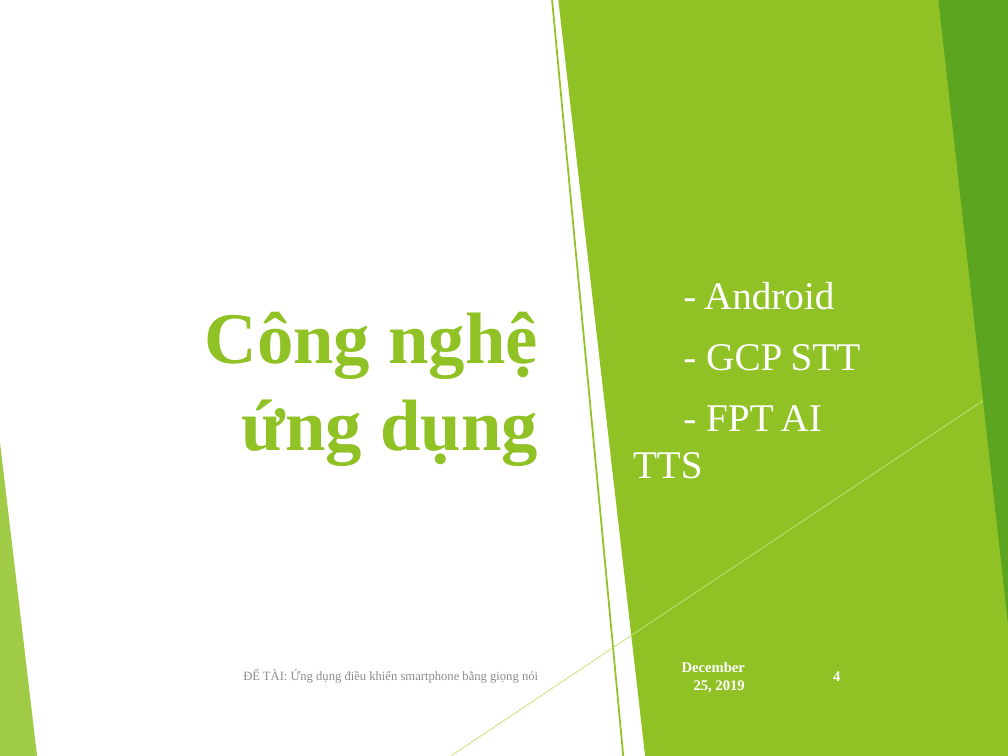
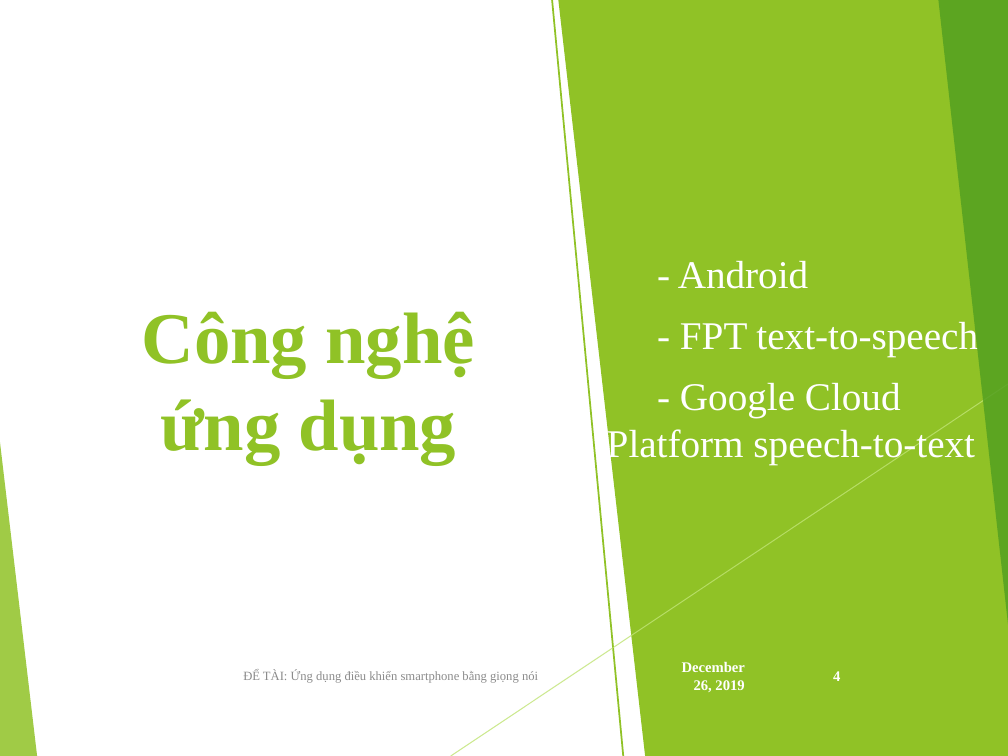
Before and after one commit to viet97/doandocs, a slide deck: slide 4 of DATN_Presentation.pptx. Drawn at 1008x756 pixels with LibreOffice and Linux fonts; fonts in the diff are those of the drawing. Boxes give left, top, right and bottom in pixels: in the first picture for what was removed or moved away, otherwise in the second. Text is boxed around its words. In the diff, an @@ line names an element or a change of style, - is before the commit and + after.

```diff
--- a/DATN_Presentation.pptx
+++ b/DATN_Presentation.pptx
@@ title "Công nghệ ứng dụng" at bbox=[142, 311, 474, 465]: alignment right to centre @@
@@ text "- Android": place and size @@
-text "- Android" at bbox=[633, 281, 861, 479]
+text "- Android" at bbox=[607, 260, 978, 465]
@@ text at bbox=[607, 318, 978, 465]: text changed @@
-- GCP STT
-- FPT AI TTS
+- FPT text-to-speech
+- Google Cloud Platform speech-to-text
@@ text at bbox=[682, 662, 745, 692]: text changed @@
-December 25, 2019
+December 26, 2019
```
Also in this commit, not shown: 11 other slides changed, 1 slide added, 1 other file.
